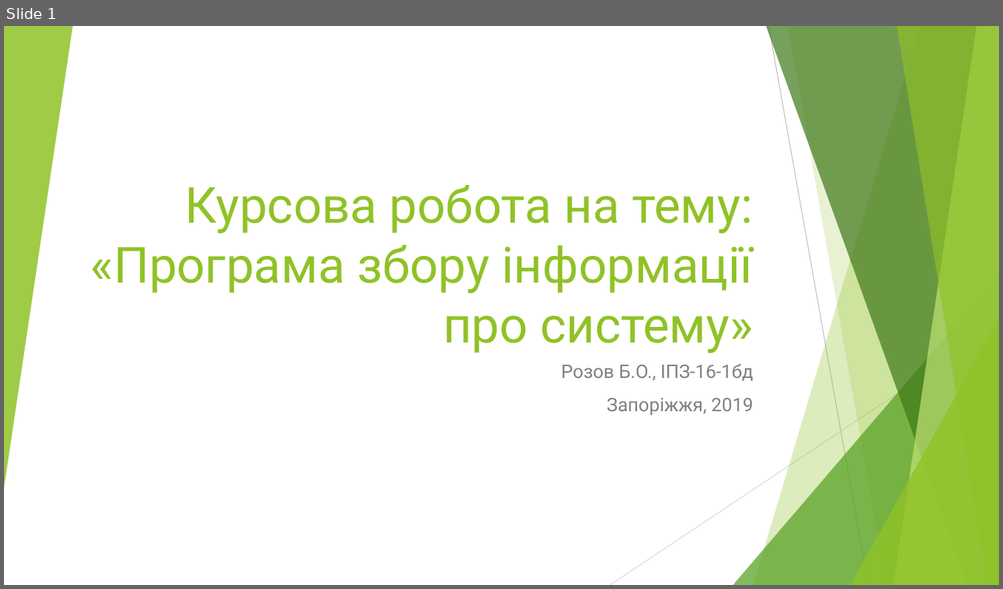
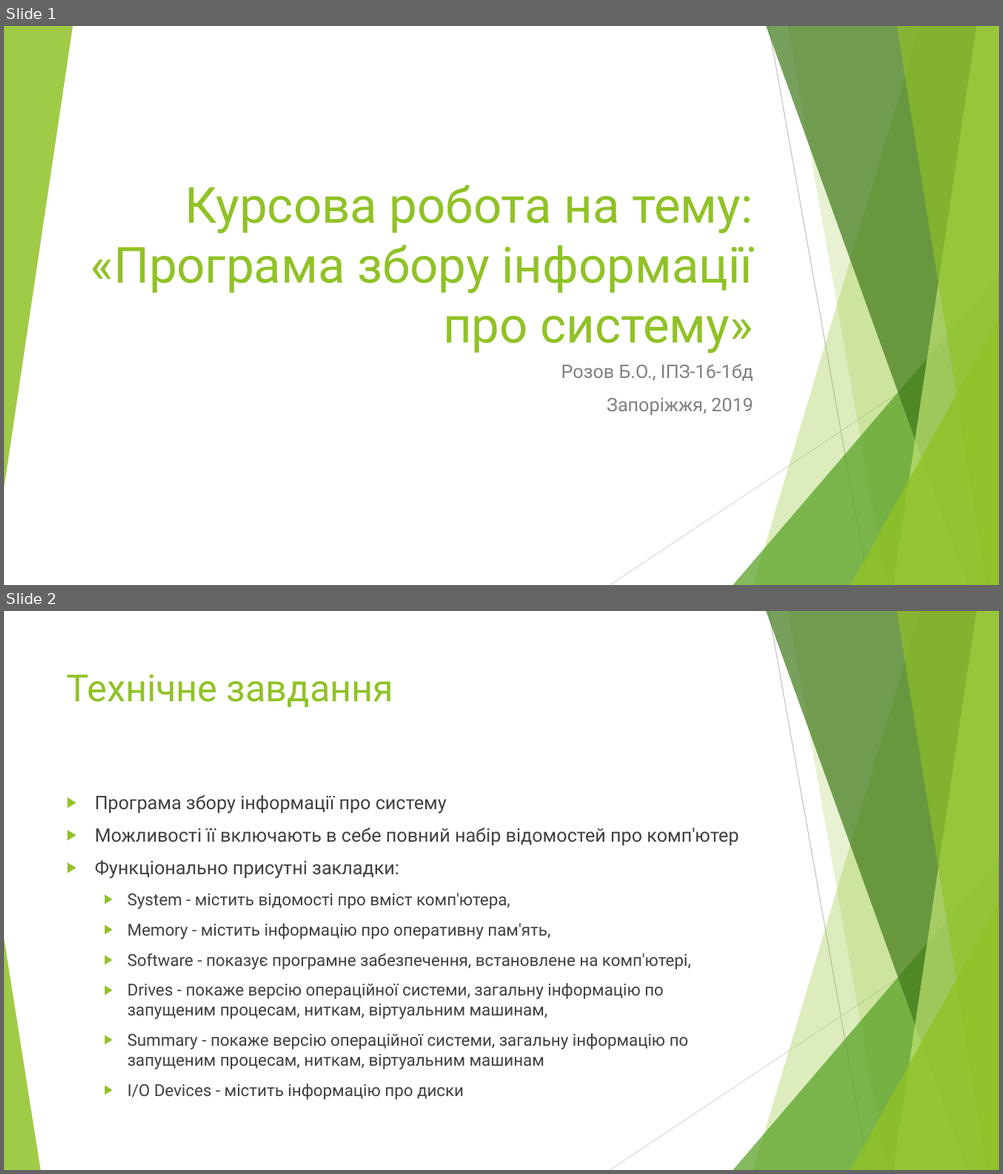
Before and after one commit to BohdanRozov/Boida27, a slide deck: Курсова робота на тему.pptx. Shown one above the other, each under a label of ours: slide 1 before the commit, slides 1 and 2 after it. The pictures are 1003x589 and 1003x1174 pixels, drawn with LibreOffice and Linux fonts; fonts in the diff are those of the drawing. Boxes give left, top, right and bottom in pixels: in the first picture for what was removed or moved away, otherwise in the second. Text is boxed around its words. In the diff, an @@ line names an element or a change of style, - is before the commit and + after.

Commit message:
Software displaying has been added

```diff
--- a/Курсова робота на тему.pptx
+++ b/Курсова робота на тему.pptx
@@ slide 2 added at [4,611,999,1170], background #FFFFFF; not listed: 9 template elements that a slide beside it also shows @@
@@ title added at [67,674,393,707], 36 pt, text #90C226 @@
+Технічне завдання
@@ text added at [95,795,738,1100], 16 pt, text #404040 @@
+▶ Програма збору інформації про систему
+▶ Можливості її включають в себе повний набір відомостей про комп'ютер
+▶ Функціонально присутні закладки:
+  ▶ System - містить відомості про вміст комп'ютера,
+  ▶ Memory - містить інформацію про оперативну пам'ять,
+  ▶ Software - показує програмне забезпечення, встановлене на комп'ютері,
+  ▶ Drives - покаже версію операційної системи, загальну інформацію по запущеним процесам, ниткам, віртуальним машинам,
+  ▶ Summary - покаже версію операційної системи, загальну інформацію по запущеним процесам, ниткам, віртуальним машинам
+  ▶ I/O Devices - містить інформацію про диски
@@ triangle added at [4,939,40,1170], fill #90C226 at 85% opacity @@
```
Also in this commit, not shown: 6 other slides added, 7 other files.
